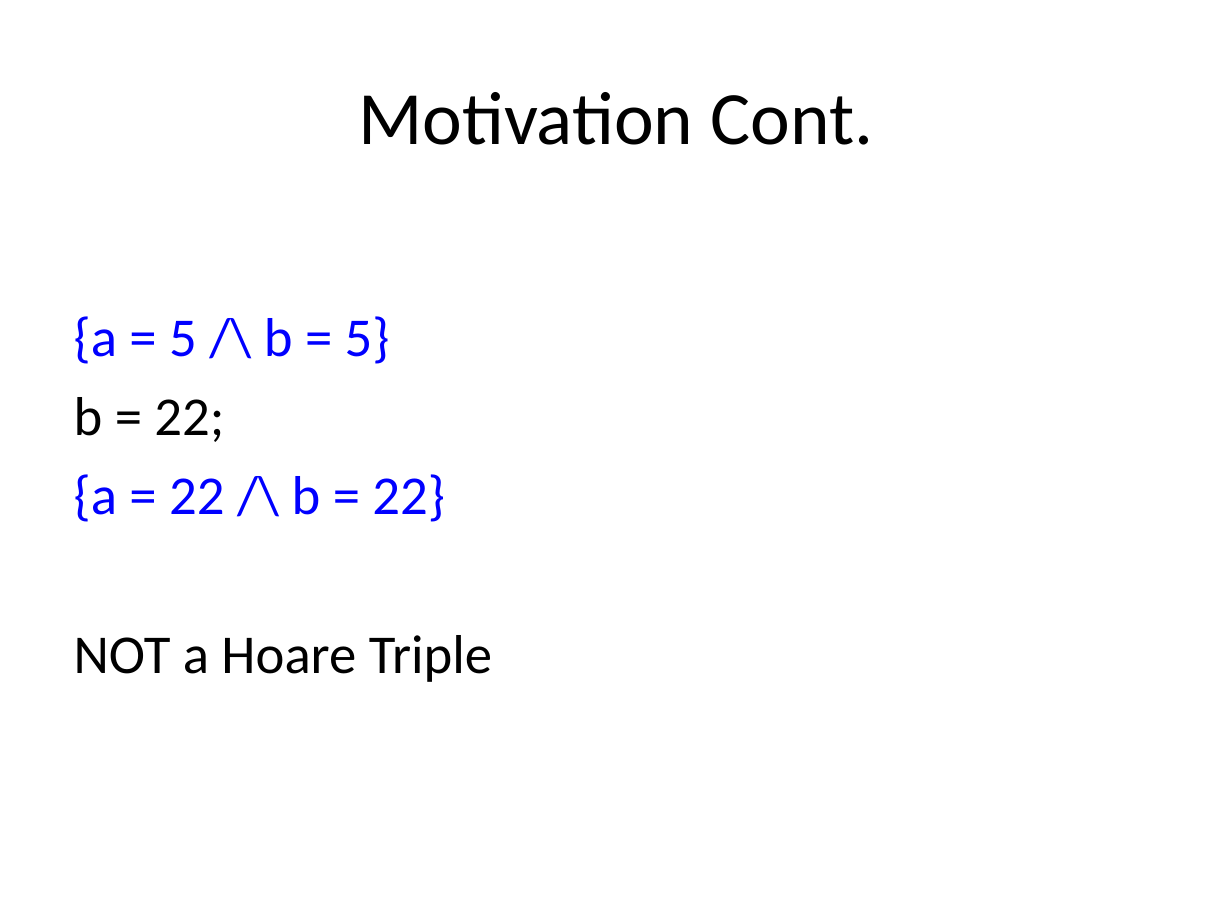
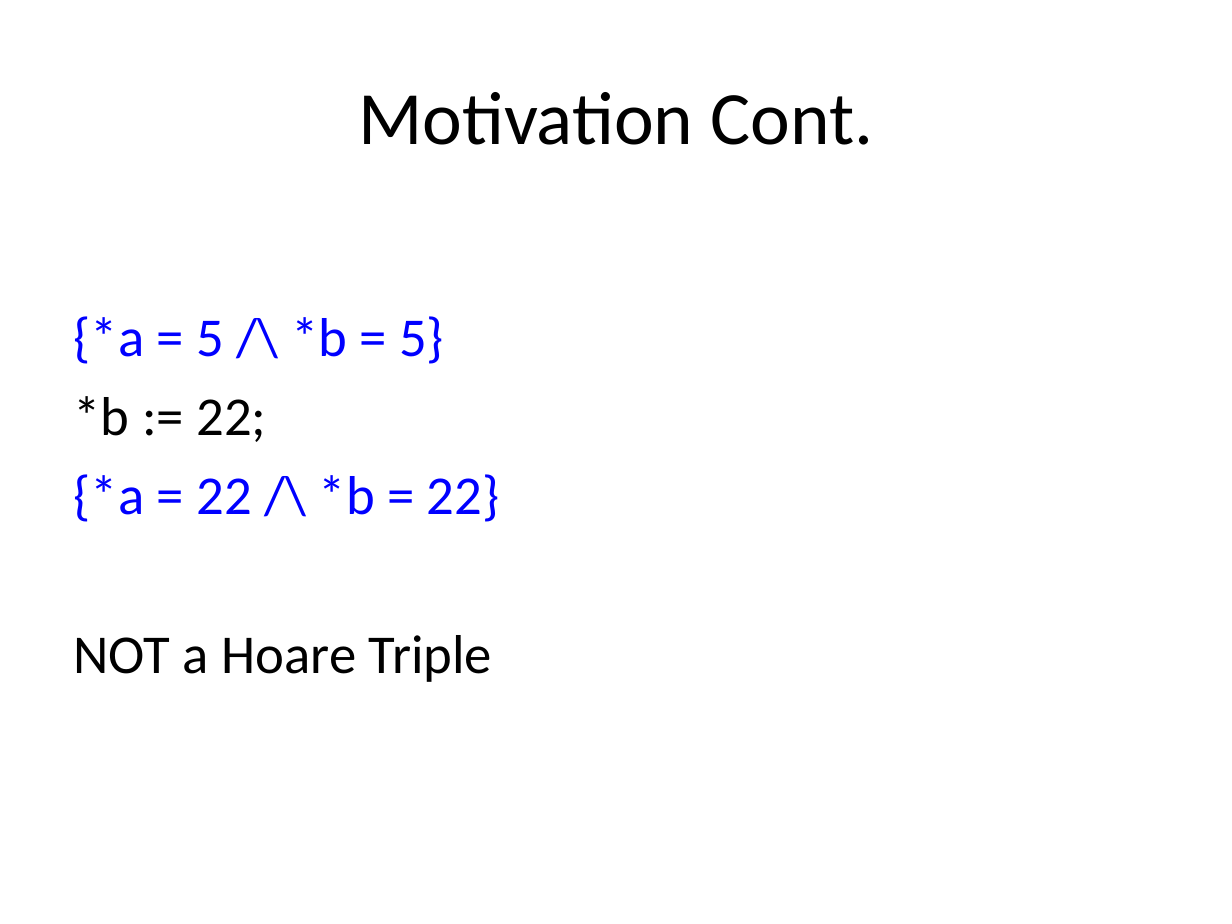
Before and after one commit to xiaohe27/Papers4Courses, a slide deck: slide 4 of FM/presentations/Overview of Separation Logic.ppt. Drawn at 1232x924 pixels with LibreOffice and Linux fonts; fonts in the diff are those of the drawing. Boxes give left, top, right and bottom in pixels: in the first picture for what was removed or moved away, otherwise in the second. Text is boxed around its words. In the diff, an @@ line names an element or a change of style, - is before the commit and + after.

```diff
--- a/FM/presentations/Overview of Separation Logic.ppt
+++ b/FM/presentations/Overview of Separation Logic.ppt
@@ text at box(74, 316, 500, 522): text changed @@
-{a = 5 /\ b = 5}
-b = 22;
-{a = 22 /\ b = 22}
+{*a = 5 /\ *b = 5}
+*b := 22;
+{*a = 22 /\ *b = 22}
```
Also in this commit, not shown: 2 other slides changed, 2 other files.
